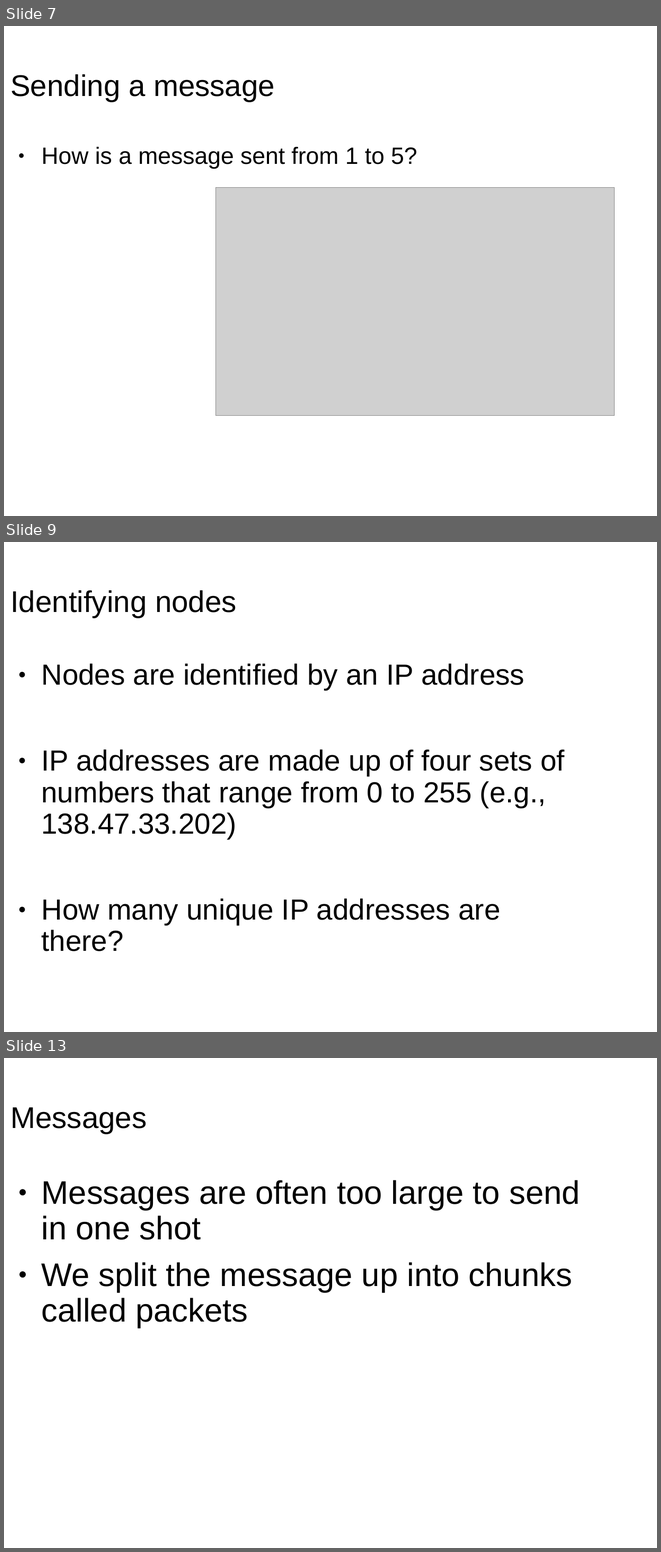
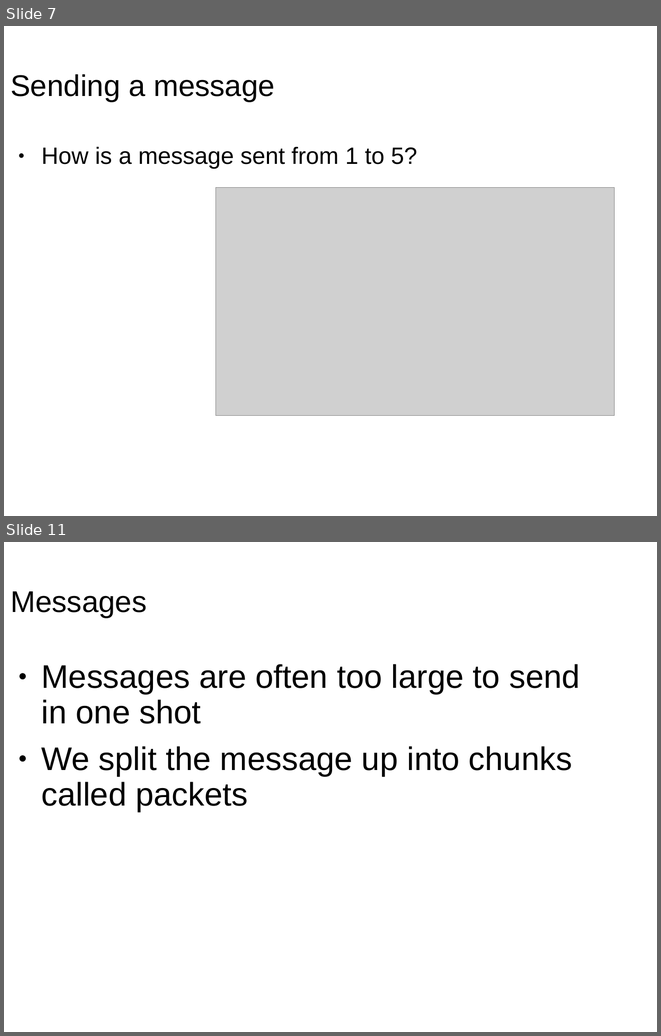
Before and after one commit to wu4f/cyberpdx-crypto, a slide deck: www/static/NetWorkProtocolsLecture4.pptx. Shown one above the other, each under a label of ours: slides 7, 9 and 13 before the commit, slides 7 and 11 after it; the slides between them are not shown. The pictures are 661x1552 and 661x1036 pixels, drawn with LibreOffice and Linux fonts; fonts in the diff are those of the drawing; grey boxes stand for pictures. Boxes give left, top, right and bottom in pixels: in the first picture for what was removed or moved away, otherwise in the second. Text is boxed around its words. In the diff, an @@ line names an element or a change of style, - is before the commit and + after.

```diff
--- a/www/static/NetWorkProtocolsLecture4.pptx
+++ b/www/static/NetWorkProtocolsLecture4.pptx
@@ slide 9 removed at box(4, 542, 657, 1032), background #FFFFFF @@
@@ title removed at box(10, 590, 237, 617) @@
-Identifying nodes
@@ text removed at box(42, 663, 565, 951) @@
-● Nodes are identified by an IP address
-● IP addresses are made up of four sets of numbers that range from 0 to 255 (e.g., 138.47.33.202)
-● How many unique IP addresses are there?
@@ what was slide 13 is now slide 11 @@
```
Also in this commit, not shown: 10 slides changed, 2 slides added, 8 other slides removed, 4 other files.
